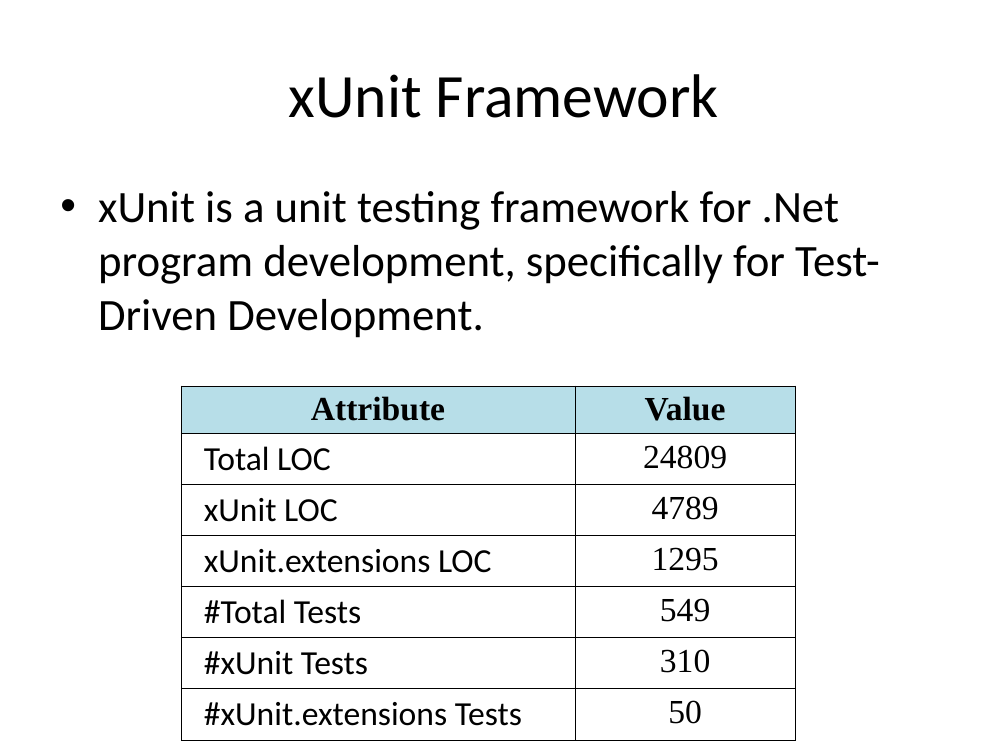
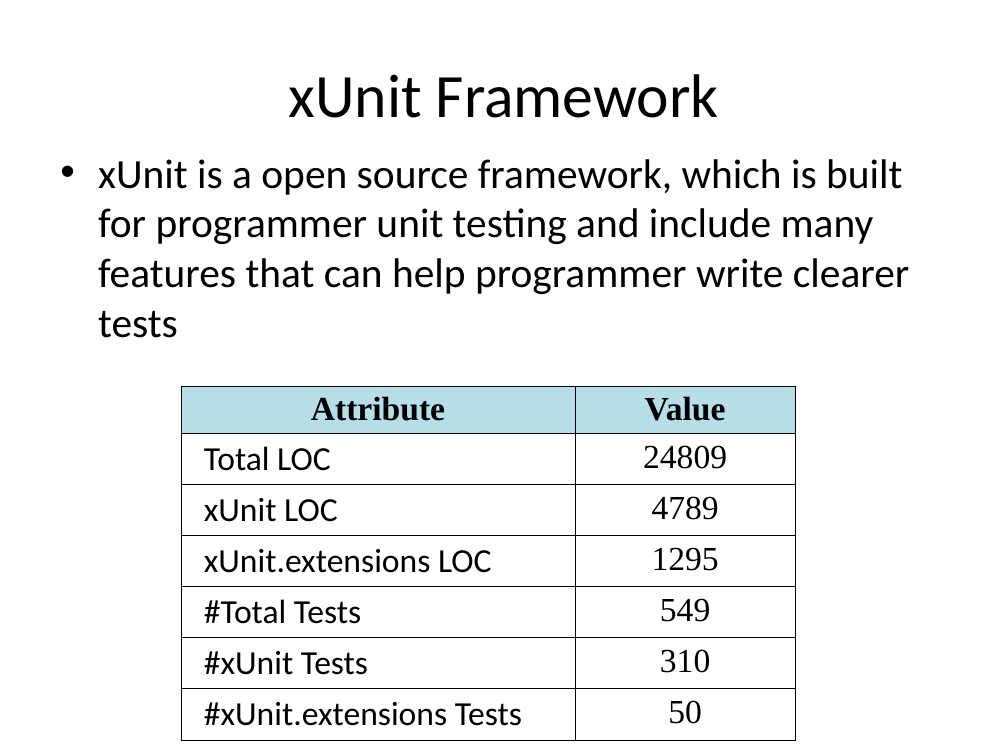
Before and after one commit to mentaman/cspat, a slide deck: slide 3 of xunit/report/Testing.ppt. Drawn at 1008x756 pixels with LibreOffice and Linux fonts; fonts in the diff are those of the drawing. Boxes give left, top, right and bottom in pixels: in the first picture for what was removed or moved away, otherwise in the second. Text is boxed around its words. In the diff, an @@ line names an element or a change of style, - is before the commit and + after.

```diff
--- a/xunit/report/Testing.ppt
+++ b/xunit/report/Testing.ppt
@@ text at box(98, 159, 909, 338): text changed; size 32 to 29.6 pt @@
-• xUnit is a unit testing framework for .Net program development, specifically for Test-Driven Development.
+• xUnit is a open source framework, which is built for programmer unit testing and include many features that can help programmer write clearer tests
```
Also in this commit, not shown: 1 other slide changed, 3 slides added.
